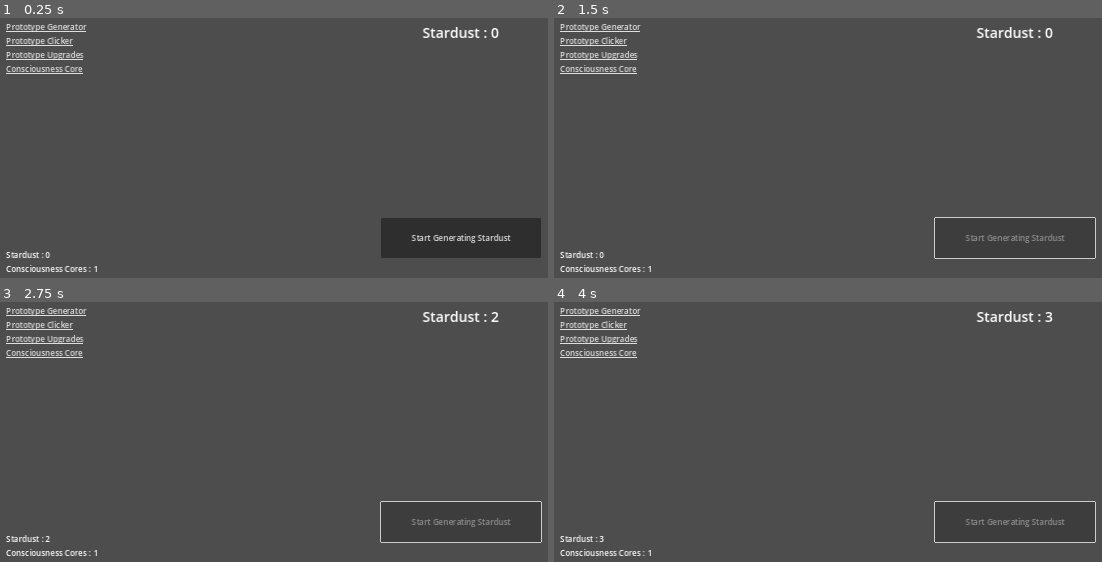
Above: before the commit, frames 1-4 (two rows, left to right).
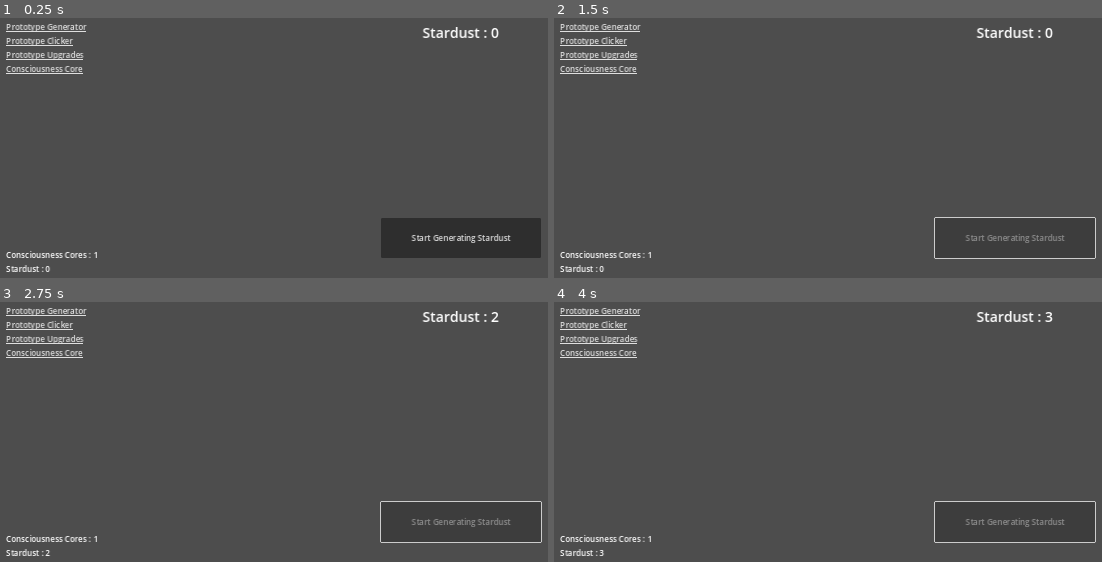
Above: after the commit, the same moments.

Repository: ZibelineDev/project_stardust_yt
Game: Godot game, scene res://scenes/game/game.tscn
Two runs of this game, one before a commit and one after it. Both use one fixed random seed, a clock stepped at 60 frames per second and the inputs below.
Inputs:
- Up to frame 1 (0.25 s): no input
- Up to frame 2 (1.5 s): click "Start Generating Stardust" at 0.5 s; tap Enter at 1.25 s
- Up to frame 3 (2.75 s): tap Space at 2 s
- Up to frame 4 (4 s): tap Enter at 2.75 s; tap Space at 3.5 s

The runs differ from the first frame. In frame 1, 0.4% of the frame differs, in the area x 1-18%, y 89-98%; in frame 2, 0.4%; in frame 3, 0.4%; in frame 4, 0.4%.

Commit message:
✨ First Consciousness Core Upgrade

Diff:
--- a/scenes/game/game.gd
+++ b/scenes/game/game.gd
@@ -15,6 +15,9 @@
 	queue_free()
 
 
+## Reference to the user interface packed scene.
+@export var scene_user_interface : PackedScene
+
 ## Contains the data to save and load.
 var data : Data
 
@@ -26,6 +29,11 @@
 	SaveSystem.load_data()
 
 
+func _ready() -> void:
+	var node_user_interface : UserInterface = scene_user_interface.instantiate() as UserInterface
+	add_child(node_user_interface)
+
+
 ## Triggered when the save timer completes a loop. Save the game.
 func _on_save_timer_timeout() -> void:
 	SaveSystem.save_data()
--- a/scenes/game/game.tscn
+++ b/scenes/game/game.tscn
@@ -1,12 +1,15 @@
-[gd_scene load_steps=5 format=3 uid="uid://clfmkhvxqmbce"]
+[gd_scene load_steps=7 format=3 uid="uid://clfmkhvxqmbce"]
 
 [ext_resource type="Script" path="res://scenes/game/game.gd" id="1_ns8dq"]
 [ext_resource type="PackedScene" uid="uid://cjymagdl32vwk" path="res://scenes/user_interface/user_interface.tscn" id="2_2yt11"]
 [ext_resource type="Script" path="res://scripts/handlers/handler_stardust.gd" id="2_6k8n8"]
 [ext_resource type="Script" path="res://scripts/handlers/handler_consciousness_core.gd" id="3_oltp2"]
+[ext_resource type="Script" path="res://scripts/handlers/handler_cc_upgrades.gd" id="4_e12y8"]
+[ext_resource type="Script" path="res://scripts/handlers/handler_stardust_generator.gd" id="6_oxrjo"]
 
 [node name="Game" type="Node"]
 script = ExtResource("1_ns8dq")
+scene_user_interface = ExtResource("2_2yt11")
 
 [node name="Handlers" type="Node" parent="."]
 
@@ -16,10 +19,18 @@
 [node name="ConsciousnessCore" type="Node" parent="Handlers"]
 script = ExtResource("3_oltp2")
 
+[node name="CCUpgrades" type="Node" parent="Handlers"]
+script = ExtResource("4_e12y8")
+
+[node name="StardustGenerator" type="Node" parent="Handlers" node_paths=PackedStringArray("timer")]
+script = ExtResource("6_oxrjo")
+timer = NodePath("Timer")
+
+[node name="Timer" type="Timer" parent="Handlers/StardustGenerator"]
+
 [node name="SaveTimer" type="Timer" parent="."]
 wait_time = 5.0
 autostart = true
 
-[node name="UserInterface" parent="." instance=ExtResource("2_2yt11")]
-
+[connection signal="timeout" from="Handlers/StardustGenerator/Timer" to="Handlers/StardustGenerator" method="_on_timer_timeout"]
 [connection signal="timeout" from="SaveTimer" to="." method="_on_save_timer_timeout"]
--- a/scenes/prototypes/upgrades/components/compo_upgrade.gd
+++ b/scenes/prototypes/upgrades/components/compo_upgrade.gd
@@ -15,7 +15,8 @@
 
 
 func _ready() -> void:
-	upgrade = Up01ClickerUpgrade.new()
+	if not upgrade:
+		upgrade = Up01ClickerUpgrade.new()
 
 	update_label_title()
 	update_label_description()
--- a/scenes/user_interface/user_interface.tscn
+++ b/scenes/user_interface/user_interface.tscn
@@ -99,14 +99,14 @@
 [node name="VBoxContainer" type="VBoxContainer" parent="HBoxContainer/LeftPanel/VBoxContainer/Resources/MarginContainer"]
 layout_mode = 2
 
+[node name="ConsciousnessCoreLabel" type="Label" parent="HBoxContainer/LeftPanel/VBoxContainer/Resources/MarginContainer/VBoxContainer"]
+layout_mode = 2
+script = ExtResource("3_qs86n")
+
 [node name="StardustLabel" type="Label" parent="HBoxContainer/LeftPanel/VBoxContainer/Resources/MarginContainer/VBoxContainer"]
 layout_mode = 2
 text = "Stardust : 15"
 script = ExtResource("2_yotpx")
-
-[node name="ConsciousnessCoreLabel" type="Label" parent="HBoxContainer/LeftPanel/VBoxContainer/Resources/MarginContainer/VBoxContainer"]
-layout_mode = 2
-script = ExtResource("3_qs86n")
 
 [node name="MarginContainer" type="MarginContainer" parent="HBoxContainer"]
 layout_mode = 2
--- a/scenes/views/consciousness_core/consciousness_core_view.gd
+++ b/scenes/views/consciousness_core/consciousness_core_view.gd
@@ -1,9 +1,29 @@
 class_name ViewConsciousnessCore
 extends View
 ## View displaying the upgrades purchasable with Consciousness Cores.
+
+
+@export var ccu_area : Control
+
+@export var compo_upgrade_scene : PackedScene
 
 
 ## Initialize visibility.
 func _ready() -> void:
 	super()
 	visible = false
+	initialize_upgrades()
+
+
+func initialize_upgrades() -> void:
+	var upgrades : Array[Upgrade] = HandlerCCUpgrades.ref.get_all_upgrades()
+
+	if upgrades.size() == 0:
+		return
+
+	for upgrade : Upgrade in upgrades:
+		var upgrade_node : CompoUpgrade = compo_upgrade_scene.instantiate() as CompoUpgrade
+
+		upgrade_node.upgrade = upgrade
+
+		ccu_area.add_child(upgrade_node)
--- a/scenes/views/consciousness_core/consciousness_core_view.tscn
+++ b/scenes/views/consciousness_core/consciousness_core_view.tscn
@@ -1,8 +1,9 @@
-[gd_scene load_steps=2 format=3 uid="uid://1xut3pux3wny"]
+[gd_scene load_steps=3 format=3 uid="uid://1xut3pux3wny"]
 
 [ext_resource type="Script" path="res://scenes/views/consciousness_core/consciousness_core_view.gd" id="1_e3vlj"]
+[ext_resource type="PackedScene" uid="uid://cn7nn7msm57q1" path="res://scenes/prototypes/upgrades/components/compo_upgrade.tscn" id="2_xox55"]
 
-[node name="ConsciousnessCoreView" type="Control"]
+[node name="ConsciousnessCoreView" type="Control" node_paths=PackedStringArray("ccu_area")]
 layout_mode = 3
 anchors_preset = 15
 anchor_right = 1.0
@@ -10,19 +11,37 @@
 grow_horizontal = 2
 grow_vertical = 2
 script = ExtResource("1_e3vlj")
+ccu_area = NodePath("MarginContainer/VBoxContainer/CCUpgrades")
+compo_upgrade_scene = ExtResource("2_xox55")
 
-[node name="Label" type="Label" parent="."]
+[node name="MarginContainer" type="MarginContainer" parent="."]
 layout_mode = 1
-anchors_preset = 8
-anchor_left = 0.5
-anchor_top = 0.5
-anchor_right = 0.5
-anchor_bottom = 0.5
-offset_left = -20.0
-offset_top = -11.5
-offset_right = 20.0
-offset_bottom = 11.5
+anchors_preset = 15
+anchor_right = 1.0
+anchor_bottom = 1.0
 grow_horizontal = 2
 grow_vertical = 2
+theme_override_constants/margin_left = 32
+theme_override_constants/margin_top = 32
+theme_override_constants/margin_right = 32
+theme_override_constants/margin_bottom = 32
+
+[node name="VBoxContainer" type="VBoxContainer" parent="MarginContainer"]
+layout_mode = 2
+theme_override_constants/separation = 8
+
+[node name="Header" type="Label" parent="MarginContainer/VBoxContainer"]
+layout_mode = 2
 theme_type_variation = &"HeaderLarge"
-text = "Consciousness Core View"
+text = "Consciousness Core Upgrades"
+
+[node name="MarginContainer" type="MarginContainer" parent="MarginContainer/VBoxContainer"]
+layout_mode = 2
+theme_override_constants/margin_left = 16
+theme_override_constants/margin_right = 16
+
+[node name="HSeparator" type="HSeparator" parent="MarginContainer/VBoxContainer/MarginContainer"]
+layout_mode = 2
+
+[node name="CCUpgrades" type="VBoxContainer" parent="MarginContainer/VBoxContainer"]
+layout_mode = 2
--- a/scripts/data/data.gd
+++ b/scripts/data/data.gd
@@ -10,3 +10,7 @@
 
 ## Upgrade 01 Clicker Upgrade Level.
 @export var up_01_level : int = 0
+
+
+## Contains CCUpgrades data to save & load.
+@export var cc_upgrades : DataCCUpgrades = DataCCUpgrades.new()
--- /dev/null
+++ b/scripts/data/data_cc_upgrades.gd
@@ -0,0 +1,7 @@
+class_name DataCCUpgrades
+extends Resource
+## Contains CCUpgrades data to save & load.
+
+
+## CCU 01 Stardust Generation Level
+@export var u_01_stardust_generation_level : bool = false
--- /dev/null
+++ b/scripts/handlers/handler_cc_upgrades.gd
@@ -0,0 +1,30 @@
+class_name HandlerCCUpgrades
+extends Node
+## Manages Consciousness Core Upgrades.
+
+## Singleton reference.
+static var ref : HandlerCCUpgrades
+
+
+## Singleton check.
+func _enter_tree() -> void:
+	if not ref:
+		ref = self
+		return
+
+	queue_free()
+
+
+## Emitted when an upgrade has leveled up.
+signal upgrade_leveled_up(upgrade : Upgrade)
+
+
+## Reference to CCUpgrade 01.
+@onready var u_01_stardust_generation : CCU01StardustGenerator = CCU01StardustGenerator.new()
+
+
+## Returns all CCUpgrades.
+func get_all_upgrades() -> Array[Upgrade]:
+	return [
+		u_01_stardust_generation,
+	]
--- /dev/null
+++ b/scripts/handlers/handler_stardust_generator.gd
@@ -0,0 +1,40 @@
+class_name HandlerStardustGenerator
+extends Node
+## Passively generates Stardust.
+
+## Singleton reference.
+static var ref : HandlerStardustGenerator
+
+
+## Singleton check.
+func _enter_tree() -> void:
+	if not ref:
+		ref = self
+		return
+
+	queue_free()
+
+
+## Reference to the generator timer.
+@export var timer : Timer
+
+
+## Loads data.
+func _ready() -> void:
+	if Game.ref.data.cc_upgrades.u_01_stardust_generation_level:
+		timer.start()
+		return
+
+	HandlerCCUpgrades.ref.upgrade_leveled_up.connect(watch_for_upgrades_level_up)
+
+
+## Triggered when the timer completes a loop.
+func _on_timer_timeout() -> void:
+	HandlerStardust.ref.create_stardust(1)
+
+
+## Wait for ccu_01 to be purchased.
+func watch_for_upgrades_level_up(upgrade : Upgrade) -> void:
+	if upgrade == HandlerCCUpgrades.ref.u_01_stardust_generation:
+		timer.start()
+		HandlerCCUpgrades.ref.upgrade_leveled_up.disconnect(watch_for_upgrades_level_up)
--- /dev/null
+++ b/scripts/upgrades/cc_upgrades/ccu_01_stardust_generator.gd
@@ -0,0 +1,54 @@
+class_name CCU01StardustGenerator
+extends Upgrade
+## Unlocks the passive Stardust generation.
+
+var max_level : int = 1
+
+
+func _init() -> void:
+	level = Game.ref.data.cc_upgrades.u_01_stardust_generation_level
+	title = "Awaken the Universe"
+	base_cost = 1
+	calculate_cost()
+
+
+## Returns the description of the upgrade.
+func description() -> String:
+	var text : String = "Awaken the Universe to start generating Stardust."
+	text += "\n[b]Effect :[/b] passive Stardust generation"
+	text += "\n[b]Cost :[/b] %s Consciousness Core" %cost
+	return text
+
+
+## Returns the current cost based on level and base cost.
+func calculate_cost() -> void:
+	cost = base_cost
+
+
+## Returns whether or not the player can afford buying the upgrade.
+func can_afford() -> bool:
+	if level >= max_level:
+		return false
+
+	if Game.ref.data.consciousness_core >= cost:
+		return true
+
+	else:
+		return false
+
+
+## Consumes stardust to level up.
+func level_up() -> void:
+	if level >= max_level:
+		return
+
+	var error : Error = HandlerConsciousnessCore.ref.consume_consciousness_core(cost)
+
+	if error :
+		return
+
+	level += 1
+	Game.ref.data.cc_upgrades.u_01_stardust_generation_level = true
+
+	leveled_up.emit()
+	HandlerCCUpgrades.ref.upgrade_leveled_up.emit(self)
